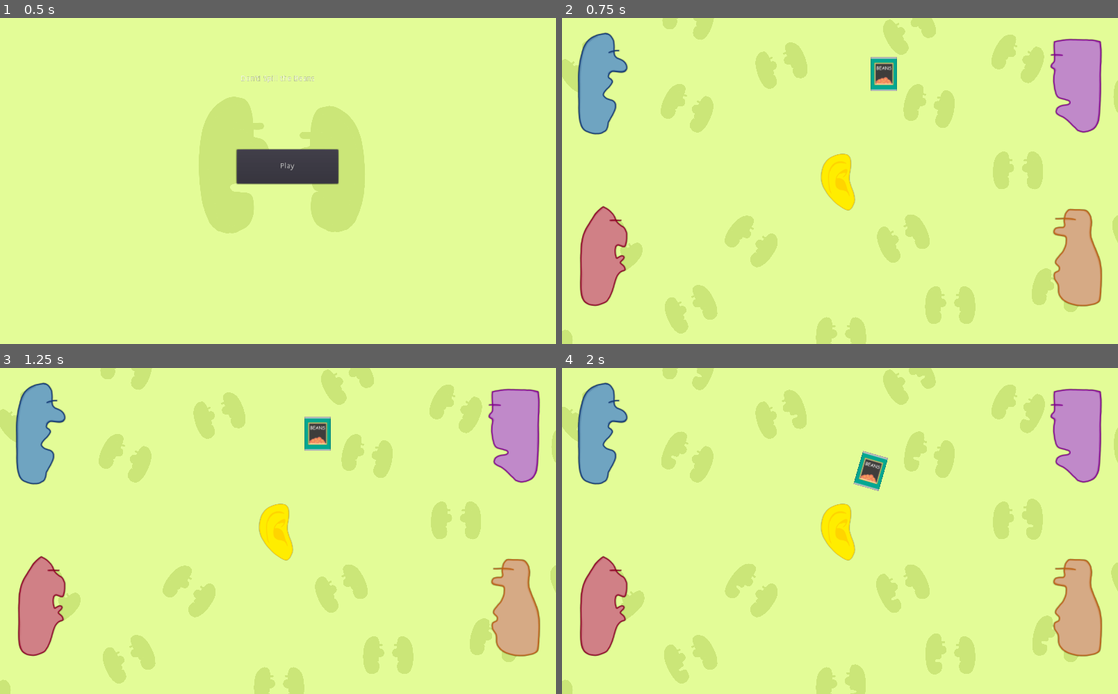
Above: before the commit, frames 1-4 (two rows, left to right).
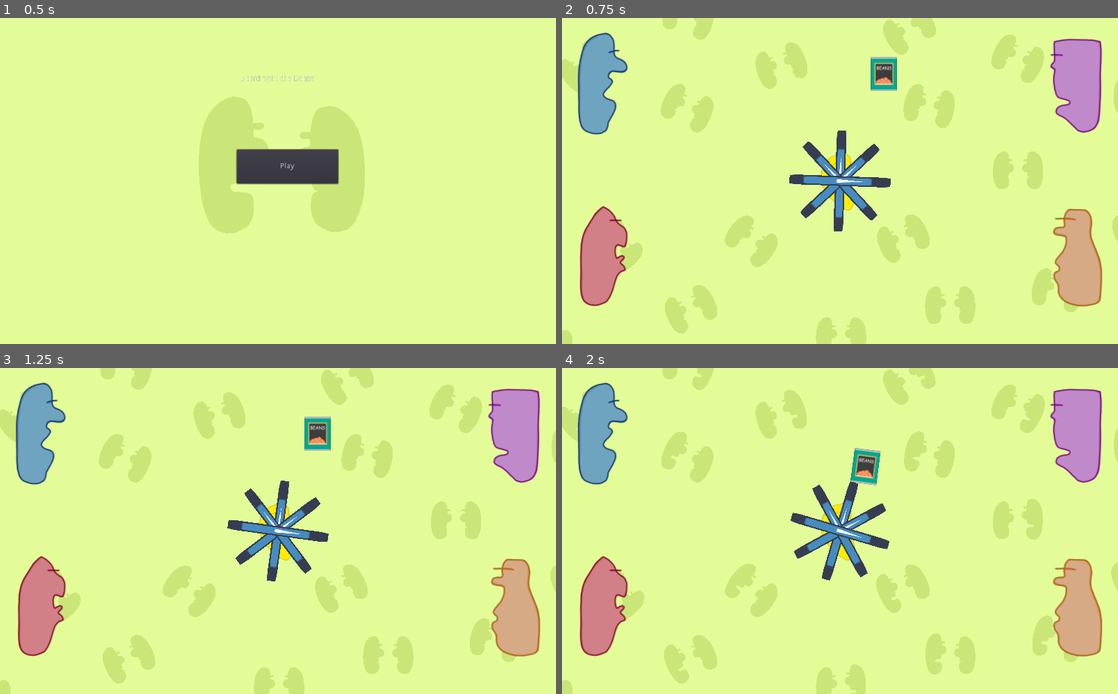
Above: after the commit, the same moments.

Repository: FyshStyx/SpillTheBeans
Game: Godot game, scene res://MainMenu.tscn
The game is run twice, just before and just after one commit, with the same random seed, the same clock (stepped at 60 frames per second) and the same inputs. The engine's default icon, where the game draws it, is replaced by a stand-in: a white triangle on a blue panel in a dark square.
Inputs:
- Up to frame 1 (0.5 s): no input
- Up to frame 2 (0.75 s): click "Play" at 0.5 s
- Up to frame 3 (1.25 s): no input
- Up to frame 4 (2 s): hold D (movement_right) from 1.28 s (still down)

Frame 1 is identical in both runs. In frame 2, 1.9% of the frame differs, in the area x 40-60%, y 34-66%; in frame 3, 1.9%; in frame 4, 2.5%, in the area x 41-59%, y 24-66%.

Commit message:
changed wheel

Diff:
--- /dev/null
+++ b/beans/Character.tscn
@@ -0,0 +1,13 @@
+[gd_scene load_steps=2 format=2]
+
+[sub_resource type="CapsuleShape2D" id=1]
+radius = 49.0
+height = 102.0
+
+[node name="Character" type="Area2D"]
+
+[node name="Sprite" type="Sprite" parent="."]
+scale = Vector2( 0.05, 0.05 )
+
+[node name="CollisionShape2D" type="CollisionShape2D" parent="."]
+shape = SubResource( 1 )
--- a/beans/Scenes/BackoConversation.tscn
+++ b/beans/Scenes/BackoConversation.tscn
@@ -11,10 +11,12 @@
 script = ExtResource( 2 )
 
 [node name="Backo" parent="." instance=ExtResource( 1 )]
+visible = true
 position = Vector2( 80, 0 )
 playing = true
 
 [node name="Backo2" parent="." instance=ExtResource( 1 )]
+visible = true
 position = Vector2( -80, 0 )
 rotation = -3.14159
 scale = Vector2( 0.3, -0.3 )
--- a/beans/Scenes/HumanEar.tscn
+++ b/beans/Scenes/HumanEar.tscn
@@ -1,16 +1,17 @@
-[gd_scene load_steps=6 format=2]
+[gd_scene load_steps=7 format=2]
 
 [ext_resource path="res://Sprites/ear.png" type="Texture" id=1]
 [ext_resource path="res://Scenes/Spinning Wheel.gd" type="Script" id=2]
+[ext_resource path="res://Sprites/icon.png" type="Texture" id=3]
 
 [sub_resource type="CircleShape2D" id=1]
 radius = 300.0
 
-[sub_resource type="RectangleShape2D" id=4]
-extents = Vector2( 1.5, 201.5 )
-
 [sub_resource type="CircleShape2D" id=3]
 radius = 81.0
+
+[sub_resource type="RectangleShape2D" id=4]
+extents = Vector2( 10, 92.5 )
 
 [node name="HumanEar" type="Node2D"]
 
@@ -28,6 +29,9 @@
 [node name="Spinning Wheel" type="StaticBody2D" parent="."]
 script = ExtResource( 2 )
 
+[node name="Sphere" type="CollisionShape2D" parent="Spinning Wheel"]
+shape = SubResource( 3 )
+
 [node name="Spikes" type="CollisionShape2D" parent="Spinning Wheel"]
 shape = SubResource( 4 )
 
@@ -35,5 +39,29 @@
 rotation = 1.5708
 shape = SubResource( 4 )
 
-[node name="Sphere" type="CollisionShape2D" parent="Spinning Wheel"]
-shape = SubResource( 3 )
+[node name="Spikes3" type="CollisionShape2D" parent="Spinning Wheel"]
+rotation = 0.785398
+shape = SubResource( 4 )
+
+[node name="Spikes4" type="CollisionShape2D" parent="Spinning Wheel"]
+rotation = -0.785398
+shape = SubResource( 4 )
+
+[node name="Icon" type="Sprite" parent="Spinning Wheel"]
+scale = Vector2( 0.28125, 2.90625 )
+texture = ExtResource( 3 )
+
+[node name="Icon2" type="Sprite" parent="Spinning Wheel"]
+rotation = 0.785398
+scale = Vector2( 0.28125, 2.90625 )
+texture = ExtResource( 3 )
+
+[node name="Icon3" type="Sprite" parent="Spinning Wheel"]
+rotation = -0.785398
+scale = Vector2( 0.28125, 2.90625 )
+texture = ExtResource( 3 )
+
+[node name="Icon4" type="Sprite" parent="Spinning Wheel"]
+rotation = 1.5708
+scale = Vector2( 0.28125, 2.90625 )
+texture = ExtResource( 3 )
--- a/beans/Scripts/Backo.gd
+++ b/beans/Scripts/Backo.gd
@@ -1,5 +1,8 @@
 extends AnimatedSprite
 
+
+func _ready():
+	pass
 
 #Swap between listening and talking animation when triggered
 func _on_BackoSwapTalkTimer_timeout():
